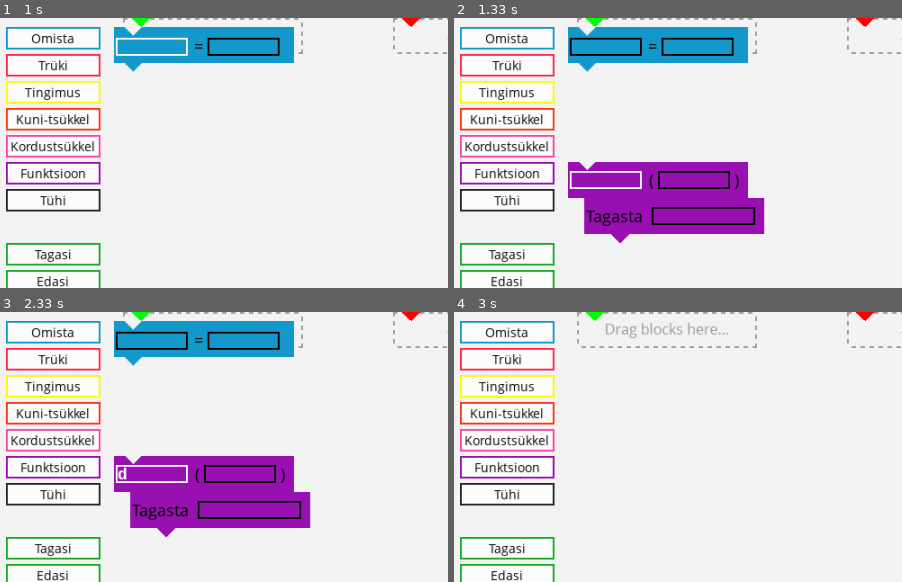
Above: before the commit, frames 1-4 (two rows, left to right).
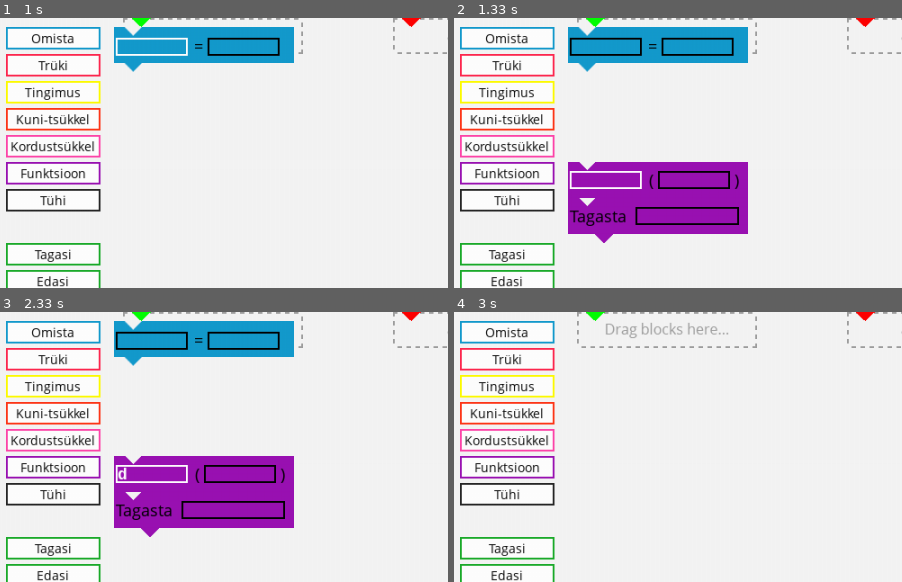
Above: after the commit, the same moments.

Repository: taivop/Monty
Game: pygame game, started from src/gui/monty.py
Two runs of this game, one before a commit and one after it. Both use one fixed random seed, a clock stepped at 60 frames per second and the inputs below.
Inputs:
- Up to frame 1 (1 s): click "Omista" at 0.38 s; tap Space at 0.67 s
- Up to frame 2 (1.33 s): click "Funktsioon" at 1.2 s
- Up to frame 3 (2.33 s): tap Enter at 1.5 s; hold D from 2.07 s (still down)
- Up to frame 4 (3 s): release D at 2.55 s; click "Stseen 1" at 2.95 s
The pictures show only the part of the screen within x 0-50%, y 0-50%; the shares and areas given below are measured in that part.

Frame 1 is identical in both runs. In frame 2, 1.7% of the frame differs, in the area x 25-70%, y 66-84%; in frame 3, 1.7%; in frame 4, nothing differs.

Commit message:
Nüüd korras.

Diff:
--- a/src/gui/blocks.py
+++ b/src/gui/blocks.py
@@ -317,7 +317,7 @@
 class EndFunctionBlock(Block):
     def __init__(self, pos):
         list = BlockElementList((("Tagasta",2,7),(10,75,10,"argbox")))
-        super().__init__(pos, "resources/functionblock.png", "return {0}", list, move_right=18)
+        super().__init__(pos, "resources/functionblock.png", "return {0}", list, move_left=18)
 
     def getAstNode(self):
         # TODO: security risk if expressions contains unwanted code => should sanitise/restrict input!
